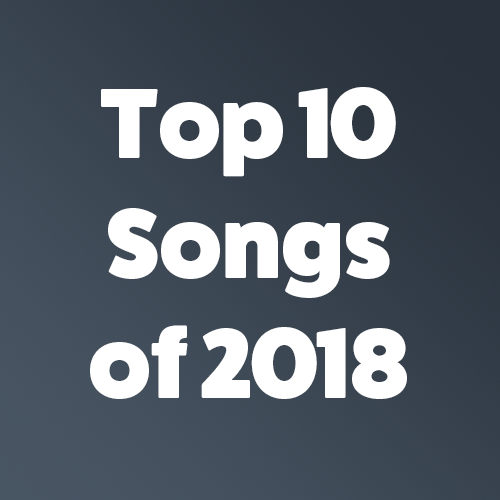
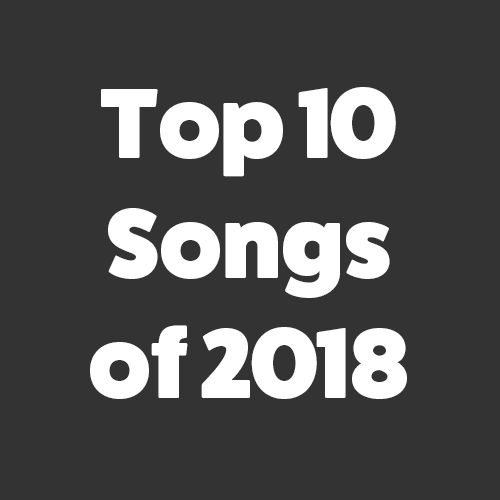
Comparing the layer stacks of the two w=500, h=500 images. Changes:
painted on "Layer 2" over box(0, 0, 500, 500)
